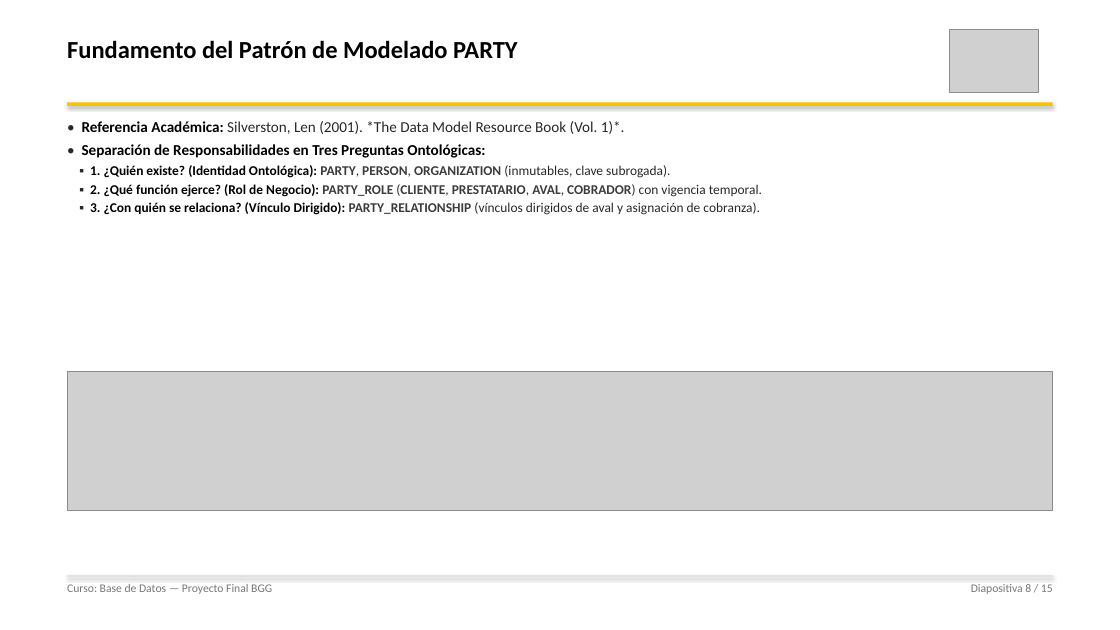
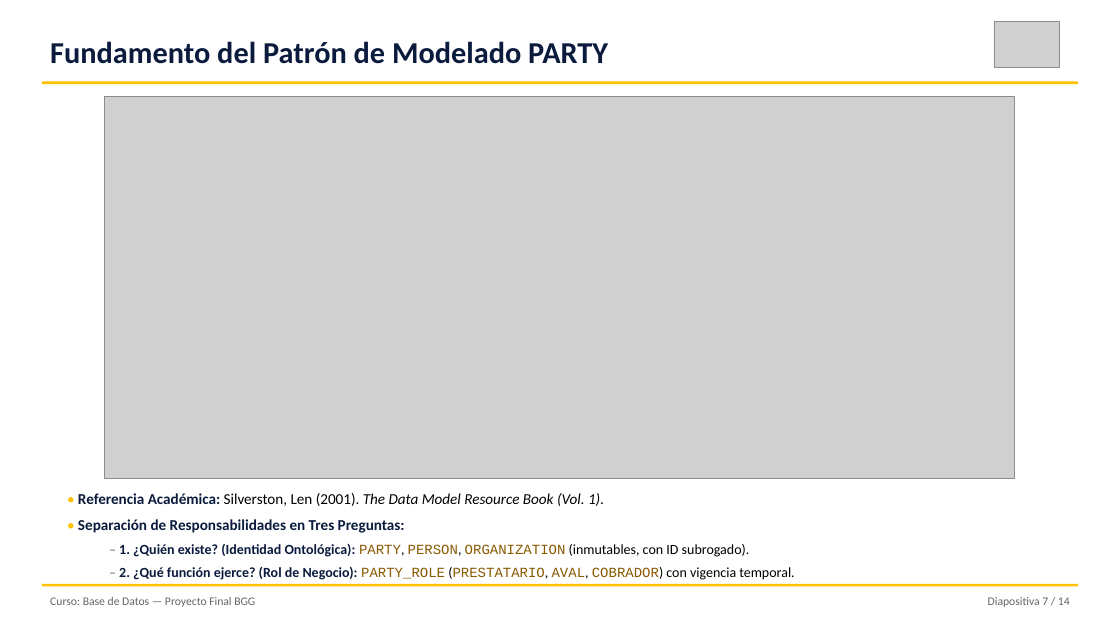
Before and after one commit to JoseEM26/base-de-datos-upn-ciclo-5, a slide deck: slide 7 of docs/proyecto-final/03-entregables/ppt-final/Presentacion_Proyecto_Final_BGG.pptx (slide 8 before the commit). Drawn at 1120x630 pixels with LibreOffice and Linux fonts; fonts in the diff are those of the drawing; grey boxes stand for pictures. Boxes give left, top, right and bottom in pixels: in the first picture for what was removed or moved away, otherwise in the second. Text is boxed around its words. In the diff, an @@ line names an element or a change of style, - is before the commit and + after.

```diff
--- a/docs/proyecto-final/03-entregables/ppt-final/Presentacion_Proyecto_Final_BGG.pptx
+++ b/docs/proyecto-final/03-entregables/ppt-final/Presentacion_Proyecto_Final_BGG.pptx
@@ text "Fundamento del Patrón de Modelado ...": place and size @@
-text "Fundamento del Patrón de Modelado ..." at [67, 40, 518, 59]
+text "Fundamento del Patrón de Modelado ..." at [50, 41, 608, 64]
@@ text "Fundamento del Patrón de Modelado ..." at [50, 41, 608, 64]: size 21 to 26 pt, text colour #000000 to #0B1B3D @@
@@ picture: place and size @@
-picture at [949, 29, 1038, 92]
+picture at [994, 21, 1060, 67]
@@ rectangle: place and size @@
-rectangle at [67, 103, 1053, 106]
+rectangle at [42, 82, 1078, 84]
@@ rectangle at [42, 82, 1078, 84]: shadow off @@
@@ picture added at [105, 97, 1015, 479] @@
@@ picture removed at [67, 371, 1053, 511] @@
@@ text at [78, 493, 794, 580]: text changed; size 11.5 to 12 pt; text colour #000000 to #0B1B3D; bold off @@
-• Referencia Académica: Silverston, Len (2001). *The Data Model Resource Book (Vol. 1)*.
-• Separación de Responsabilidades en Tres Preguntas Ontológicas:
-▪ 1. ¿Quién existe? (Identidad Ontológica): PARTY, PERSON, ORGANIZATION (inmutables, clave subrogada).
-▪ 2. ¿Qué función ejerce? (Rol de Negocio): PARTY_ROLE (CLIENTE, PRESTATARIO, AVAL, COBRADOR) con vigencia temporal.
-▪ 3. ¿Con quién se relaciona? (Vínculo Dirigido): PARTY_RELATIONSHIP (vínculos dirigidos de aval y asignación de cobranza).
+• Referencia Académica: Silverston, Len (2001). The Data Model Resource Book (Vol. 1).
+• Separación de Responsabilidades en Tres Preguntas:
+  – 1. ¿Quién existe? (Identidad Ontológica): PARTY, PERSON, ORGANIZATION (inmutables, con ID subrogado).
+  – 2. ¿Qué función ejerce? (Rol de Negocio): PARTY_ROLE (PRESTATARIO, AVAL, COBRADOR) con vigencia temporal.
@@ text "Curso: Base de Datos — ...": place and size @@
-text "Curso: Base de Datos — ..." at [67, 584, 272, 594]
+text "Curso: Base de Datos — ..." at [50, 597, 255, 607]
@@ text "Curso: Base de Datos — ..." at [50, 597, 255, 607]: text colour #787878 to #666666 @@
@@ rectangle: place and size @@
-rectangle at [67, 576, 1053, 576]
+rectangle at [42, 584, 1078, 586]
@@ rectangle at [42, 584, 1078, 586]: fill #DCDCDC to #FFC000; shadow off @@
@@ text at [988, 597, 1070, 607]: text changed; text colour #787878 to #666666 @@
-Diapositiva 8 / 15
+Diapositiva 7 / 14
```
Also in this commit, not shown: 6 other slides changed, 7 slides added, 8 slides removed, 10 other files.
